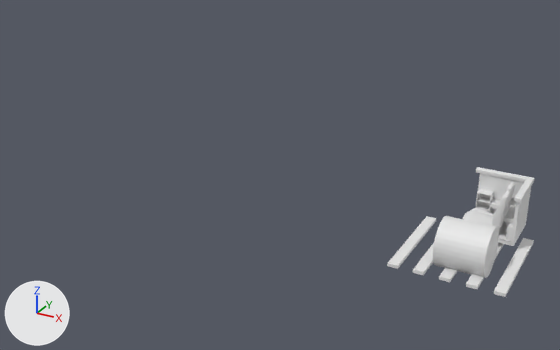
What one commit did to the Blender file 1_hyerin.blend.
Rendered twice from a camera (50 mm lens) standing at (14.8, -33.8, 16.2) and looking at (0.5, -7.9, 3.2). Every picture has the same lights, and +X, +Y and +Z are marked at lower left.

The first picture shows 'Cube.006', 'Cylinder', 'chair_back', 'chair_pad', 'top', 'wall'.
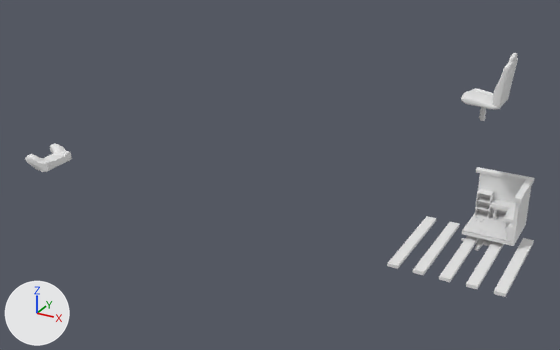
Location of each change, (x1, y1, x2, y2) in pixels of the pictures (560 x 350 px):
'Cylinder', reshaped, moved, rescaled, turned (not visible afterwards): before (433, 216, 499, 278)
'chair_back', moved: before (492, 182, 515, 230); after (493, 53, 518, 109)
'chair_pad', moved: before (463, 208, 494, 226); after (461, 88, 499, 110)
'Cube.010', added: after (25, 144, 72, 172)
'chair_cyl', moved (not visible before): after (479, 107, 486, 121)
part 1 of me_cylinder_008, built on: before (433, 216, 499, 278)

Diff of the bpy script that builds the scene:
```diff
--- a/1_hyerin.blend.py
+++ b/1_hyerin.blend.py
@@ me_cylinder_008 @@
 # used by ob_cylinder; location = (8.3, -7.03, 1.52); rotation_euler = (0.0, 1.571, 0.0), in degrees (0, 90, 0)
-me_cylinder_008.from_pydata(...)  # 64 vertices, 34 faces; spans x -1.0..1.0, y -1.0..1.0, z -1.0..1.0
+me_cylinder_008.from_pydata(...)  # 1184 vertices, 1094 faces; spans x 0.42..3.88, y -1.93..1.93, z -2.32..1.7
+# me_cylinder_008 part 1: 64 vertices removed from x -1.0..1.0, y -1.0..1.0, z -1.0..1.0; 1184 vertices added at x 0.42..3.88, y -1.93..1.93, z -2.32..1.7
+# me_cylinder_008 part 2: the surface is now shaded smooth
@@ me_cube_019 @@
+me_cube_019.from_pydata(...)  # 436 vertices, 420 faces; spans x 0.001..0.9, y -0.578..0.56, z -0.729..-0.056
+me_cube_019.polygons.foreach_set('use_smooth', [True] * 420)
@@ ob_chair_pad @@
 ob_chair_pad = bpy.data.objects.new('chair_pad', me_cube_016)
-ob_chair_pad.location = (8.3, -4.43, 1.52)
+ob_chair_pad.location = (7.86, -4.86, 6.86)
 ob_chair_pad.scale = (0.716, 0.716, -0.117)
@@ ob_chair_back @@
 ob_chair_back = bpy.data.objects.new('chair_back', me_cube_020)
-ob_chair_back.location = (9.05, -4.42, 2.24)
+ob_chair_back.location = (8.61, -4.85, 7.58)
 ob_chair_back.rotation_euler = (0.0275, 0.121, -0.014)  # degrees (1.6, 6.9, -0.8)
@@ ob_chair_cyl @@
 ob_chair_cyl = bpy.data.objects.new('chair_cyl', me_cylinder)
-ob_chair_cyl.location = (8.3, -4.43, 1.06)
+ob_chair_cyl.location = (7.86, -4.86, 6.41)
 _m = ob_chair_cyl.modifiers.new('Bevel', 'BEVEL')
@@ ob_cylinder @@
 ob_cylinder = bpy.data.objects.new('Cylinder', me_cylinder_008)
-ob_cylinder.location = (8.3, -7.03, 1.52)
-ob_cylinder.rotation_euler = (0.0, 1.571, 0.0)  # degrees (0, 90, 0)
+ob_cylinder.location = (-9.21, -11.14, 2.79)
+ob_cylinder.scale = (-0.0836, -0.0836, -0.0836)
@@ ob_cube_010 @@
+ob_cube_010 = bpy.data.objects.new('Cube.010', me_cube_019)
+ob_cube_010.location = (-9.38, -10.88, 3.52)
+ob_cube_010.rotation_euler = (0.0, 0.0, 1.571)  # degrees (0, 0, 90)
+_m = ob_cube_010.modifiers.new('Mirror', 'MIRROR')
+_m.merge_threshold = 0.079
+_m.bisect_threshold = 0.0
+_m = ob_cube_010.modifiers.new('Bevel', 'BEVEL')
+_m.width = 0.01
+_m.width_pct = 0.01
+_m = ob_cube_010.modifiers.new('Subdivision', 'SUBSURF')
```
